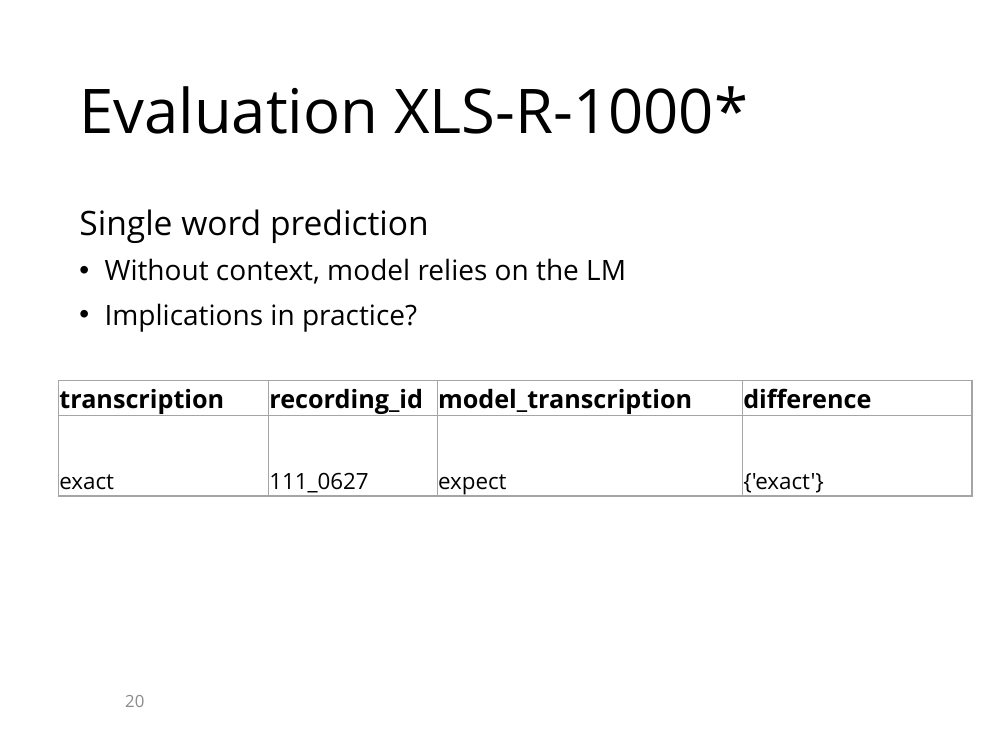
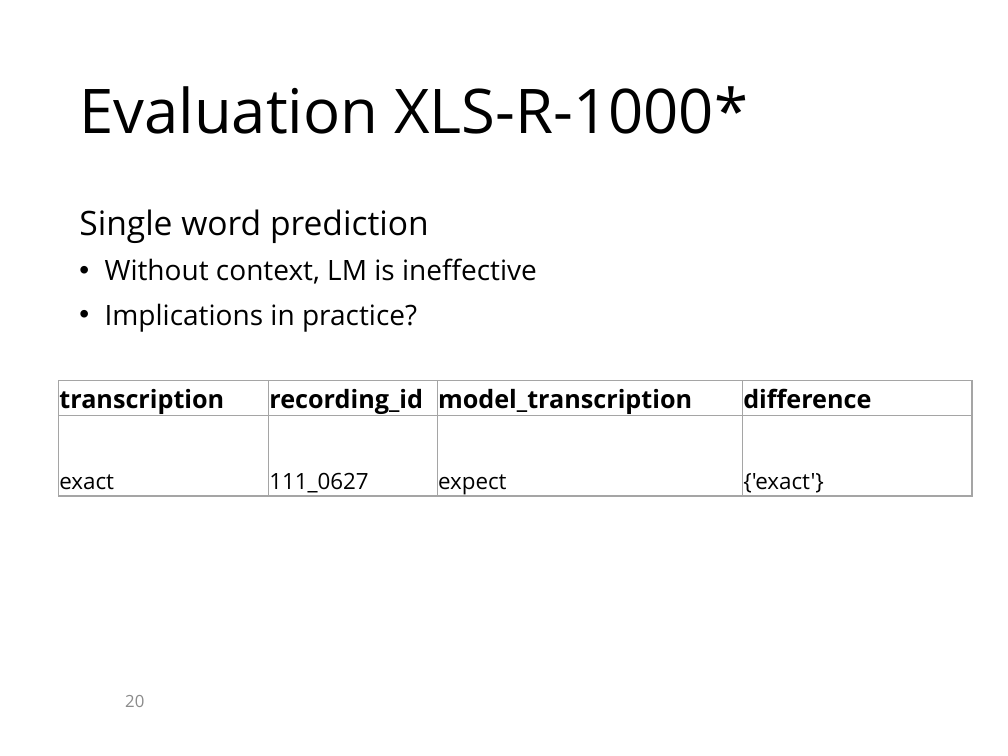
Before and after one commit to KaranChand/ATC, a slide deck: slide 20 of Thesis presentation ATC.pptx. Drawn at 1008x756 pixels with LibreOffice and Linux fonts; fonts in the diff are those of the drawing; background and template pictures are left out. Boxes give left, top, right and bottom in pixels: in the first picture for what was removed or moved away, otherwise in the second. Text is boxed around its words. In the diff, an @@ line names an element or a change of style, - is before the commit and + after.

```diff
--- a/Thesis presentation ATC.pptx
+++ b/Thesis presentation ATC.pptx
@@ text at (105, 258, 537, 284): text changed @@
-• Without context, model relies on the LM
+• Without context, LM is ineffective
```
Also in this commit, not shown: 14 other slides changed.
